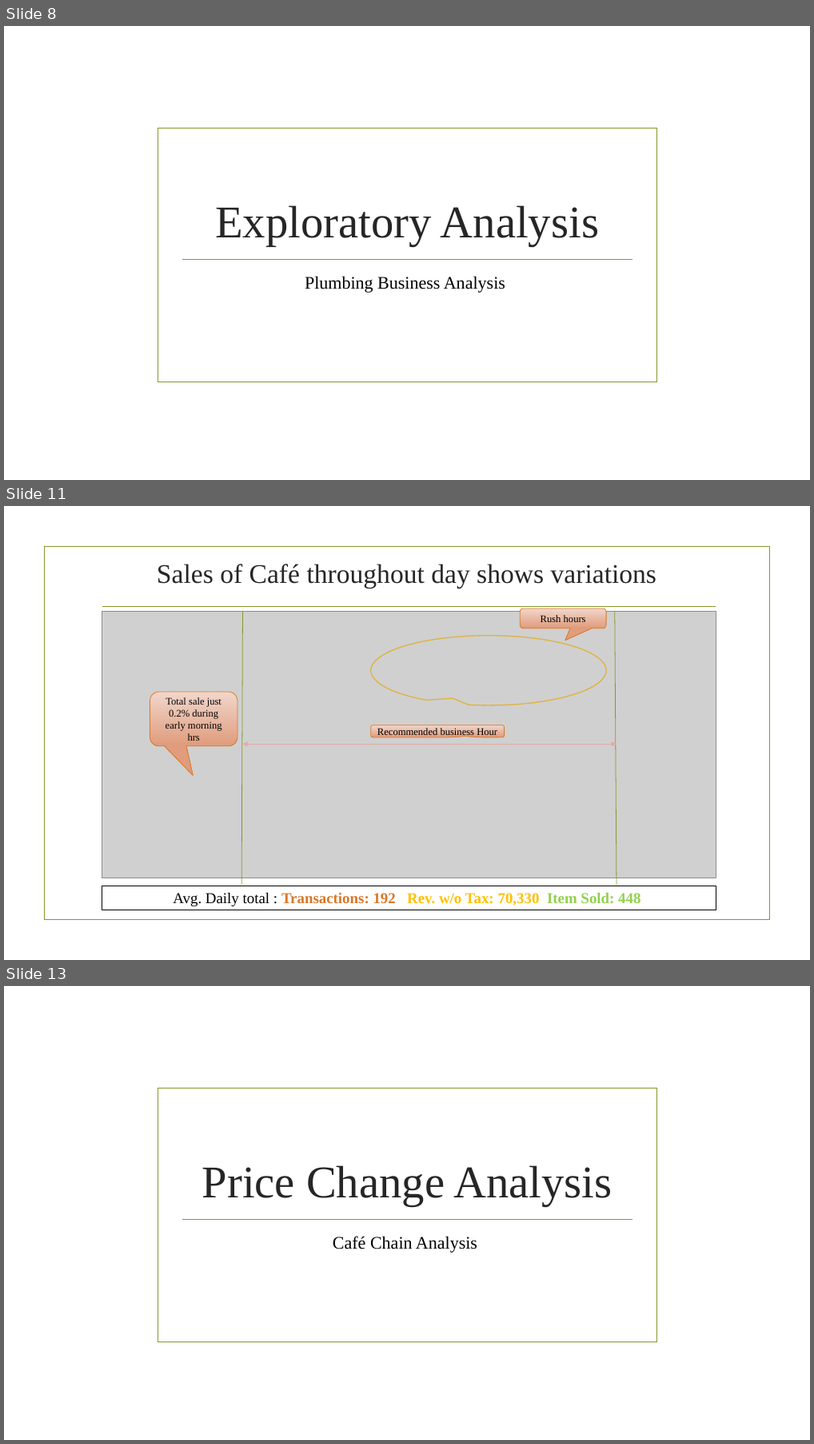
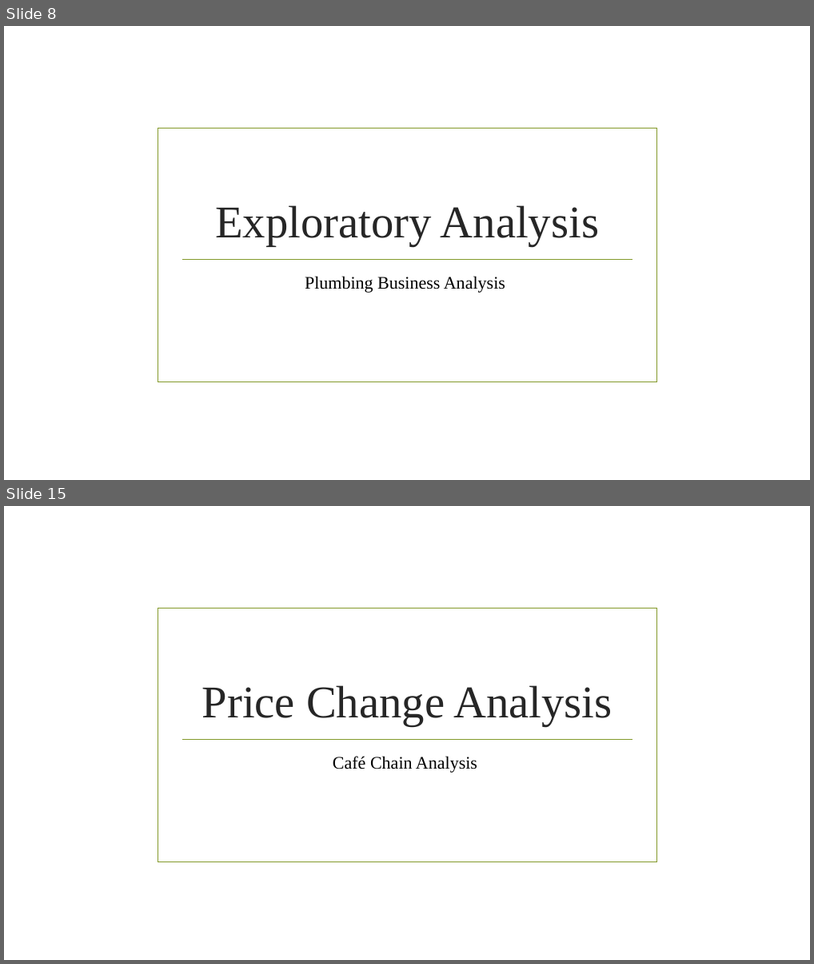
Before and after one commit to bhavsar-dushyant/Target-Marketing-and-Demand-forecasting-Live-data-, a slide deck: Plumbing Business Analysis.pptx. Shown one above the other, each under a label of ours: slides 8, 11 and 13 before the commit, slides 8 and 15 after it; the slides between them are not shown. The pictures are 814x1444 and 814x964 pixels, drawn with LibreOffice and Linux fonts; fonts in the diff are those of the drawing; grey boxes stand for pictures; background and template pictures are left out. Boxes give left, top, right and bottom in pixels: in the first picture for what was removed or moved away, otherwise in the second. Text is boxed around its words. In the diff, an @@ line names an element or a change of style, - is before the commit and + after.

```diff
--- a/Plumbing Business Analysis.pptx
+++ b/Plumbing Business Analysis.pptx
@@ slide 11 removed at <box>4,506,810,960</box>, background picture (left out) @@
@@ rectangle removed at <box>44,547,770,920</box> @@
@@ title removed at <box>157,564,657,588</box> @@
-Sales of Café throughout day shows variations
@@ line removed from (102, 607) to (717, 607) @@
@@ picture removed at <box>102,612,717,877</box> @@
@@ line removed from (243, 612) to (242, 884) @@
@@ rounded speech box removed at <box>521,608,607,628</box> @@
-Rush hours
@@ line removed from (615, 612) to (617, 884) @@
@@ speech bubble removed at <box>371,636,606,705</box> @@
@@ rounded speech box removed at <box>150,692,238,746</box> @@
-Total sale just 0.2% during early morning hrs
@@ double arrow removed from (243, 744) to (617, 744) @@
@@ rounded speech box removed at <box>371,725,505,737</box> @@
-Recommended business Hour
@@ rectangle removed at <box>102,885,717,909</box> @@
-Avg. Daily total : Transactions: 192 Rev. w/o Tax: 70,330 Item Sold: 448
@@ what was slide 13 is now slide 15 @@
```
Also in this commit, not shown: 4 slides changed, 4 slides added, 1 other slide removed.
